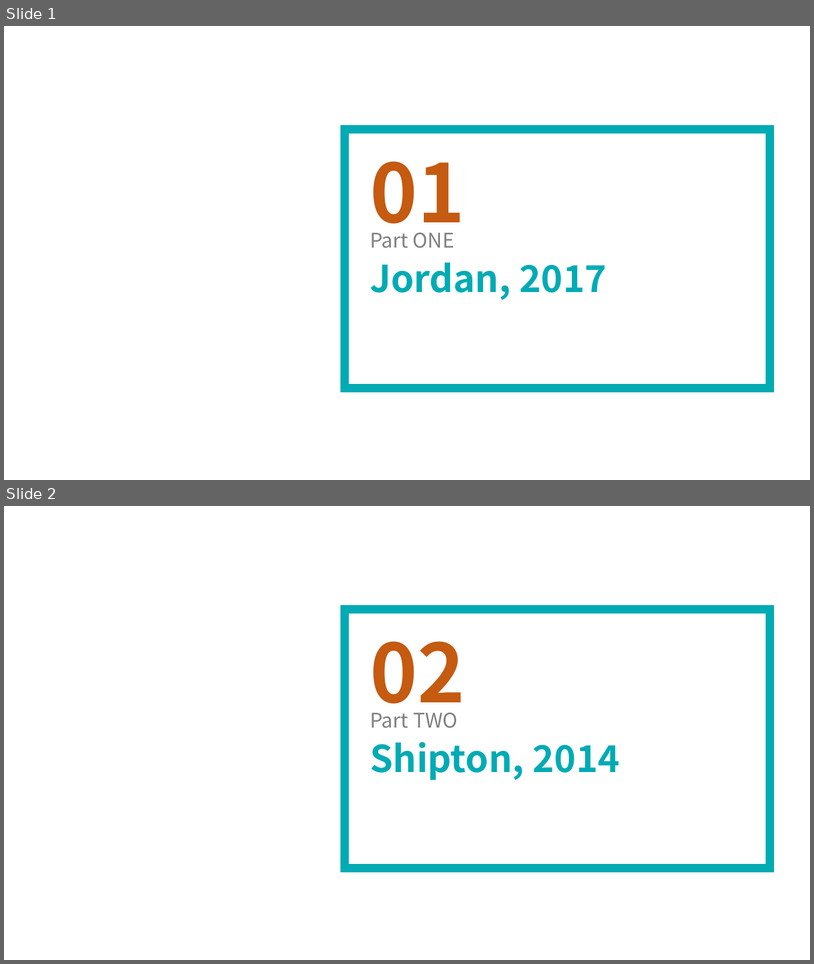
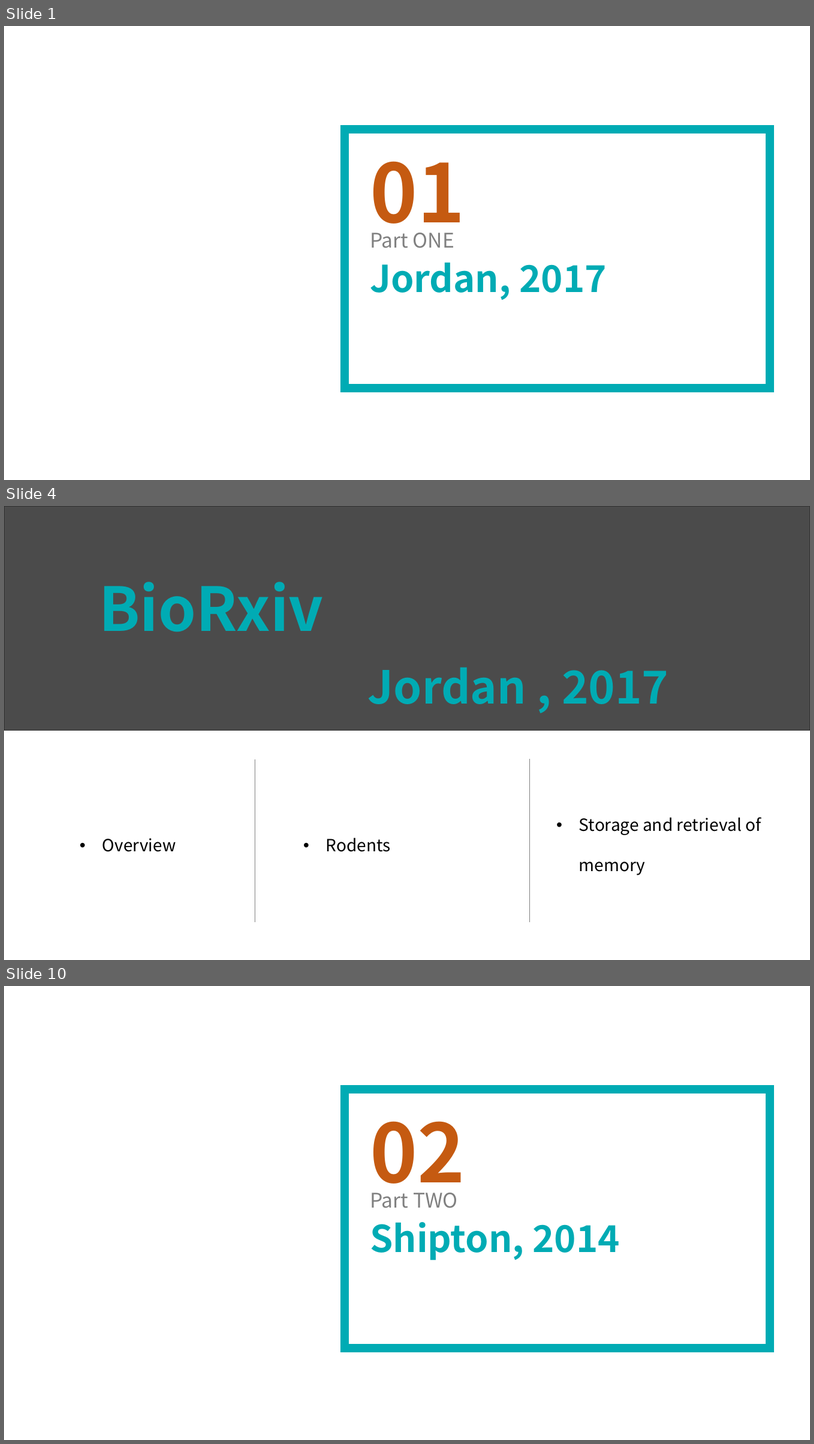
Before and after one commit to lsyoath/sheepy, a slide deck: Event/Lateralization.pptx. Shown one above the other, each under a label of ours: slides 1 and 2 before the commit, slides 1, 4 and 10 after it; the slides between them are not shown. The pictures are 814x964 and 814x1444 pixels, drawn with LibreOffice and Linux fonts; fonts in the diff are those of the drawing; grey boxes stand for pictures. Boxes give left, top, right and bottom in pixels: in the first picture for what was removed or moved away, otherwise in the second. Text is boxed around its words. In the diff, an @@ line names an element or a change of style, - is before the commit and + after.

```diff
--- a/Event/Lateralization.pptx
+++ b/Event/Lateralization.pptx
@@ slide 4 added at (4,506,810,960), background #FFFFFF @@
@@ picture added at (4,506,810,730) @@
@@ rectangle added at (4,506,810,730), fill #000000 at 64% opacity @@
@@ text added at (99,582,669,704), 54 pt, text #00ABB4, bold @@
+BioRxiv
+Jordan , 2017
@@ line added from (255, 759) to (255, 922), #808080 0.5 pt @@
@@ line added from (530, 759) to (530, 922), #808080 0.5 pt @@
@@ text added at (579,817,761,875), 20 pt, text #000000 @@
+• Storage and retrieval of memory
@@ text added at (102,838,176,852), 20 pt, text #000000 @@
+• Overview
@@ text added at (326,837,391,852), 20 pt, text #000000 @@
+  • Rodents
@@ what was slide 2 is now slide 10 @@
```
Also in this commit, not shown: 3 slides changed, 8 other slides added, 1 slide removed.
